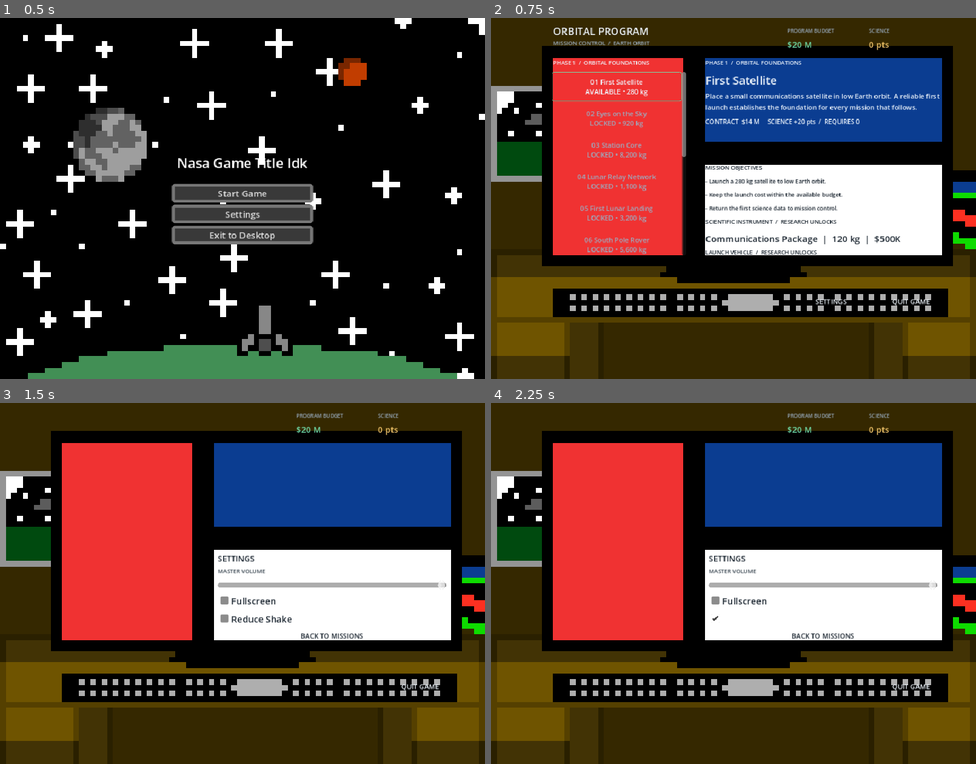
Above: before the commit, frames 1-4 (two rows, left to right).
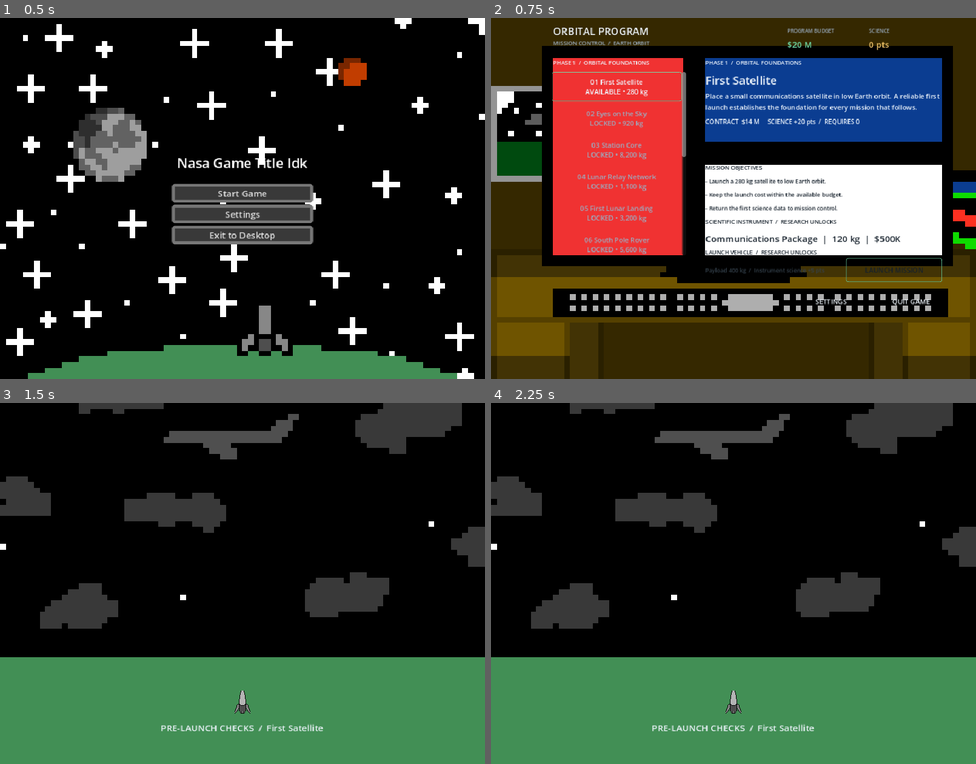
Above: after the commit, the same moments.

Repository: withereddetective/nasa-hackathon
Game: Godot game, scene res://scenes/main_menu_ui.tscn
Same seed, same stepped clock (60 frames per second), same inputs: the game is played once before the commit and once after it.
Inputs (mouse positions are in pixels of both pictures, inside the frame that each line leads up to):
- Up to frame 1 (0.5 s): no input
- Up to frame 2 (0.75 s): click "Start Game" at 0.5 s
- Up to frame 3 (1.5 s): click "LAUNCH MISSION" at 1.25 s
- Up to frame 4 (2.25 s): click (820, 619) at 2 s, where only the run before the commit has a clickable "Reduce Shake"

Frame 1 is identical in both runs. In frame 2, 0.3% of the frame differs, in the area x 44-93%, y 66-74%; in frame 3, 87%, in the area x 0-100%, y 0-100%; in frame 4, 87%.

Commit message:
finished mission fail

Diff:
--- a/nasa-game/project.godot
+++ b/nasa-game/project.godot
@@ -12,7 +12,7 @@
 
 config/name="nasa game"
 run/main_scene="uid://bvao2l0ohr3ef"
-config/features=PackedStringArray("4.6", "Forward Plus")
+config/features=PackedStringArray("4.7", "Forward Plus")
 config/icon="res://icon.svg"
 
 [autoload]
--- a/nasa-game/scripts/launch_sequence.gd
+++ b/nasa-game/scripts/launch_sequence.gd
@@ -10,6 +10,10 @@
 const LAUNCH_COMPLETE_DURATION: float = 2.0
 const LAUNCH_START_Y: float = 530.0
 const LAUNCH_TOP_Y: float = 64.0
+const LAUNCH_FAILURE_SLOWDOWN_DURATION: float = 1.5
+const LAUNCH_FAILURE_FALL_DURATION: float = 2.5
+const LAUNCH_FAILURE_PROGRESS: float = 0.55
+const REDUCED_SHAKE_FACTOR: float = 0.1
 
 const ROCKET_ANIMATION_FRAMES: Dictionary = {
 	"small_lift": [
@@ -53,12 +57,15 @@
 var launch_message: Label
 var launch_in_progress: bool = false
 var reduce_shake: bool = false
+var mission_success: bool = true
 var launch_phase: StringName = &""
 var launch_phase_elapsed: float = 0.0
 var launch_shake_time: float = 0.0
 var launch_animation_name: StringName = &""
 var launch_ascent_duration: float = 0.0
 var rotate_tween_started: bool = false
+var failure_fall_start_y: float = 0.0
+var failure_fall_start_background_y: float = 0.0
 
 
 func _ready() -> void:
@@ -135,12 +142,18 @@
 	return launch_in_progress
 
 
-func start_launch(animation_name: StringName, mission_name: String, reduce_shake_enabled: bool) -> void:
+func start_launch(
+	animation_name: StringName,
+	mission_name: String,
+	mission_succeeded: bool,
+	reduce_shake_enabled: bool
+) -> void:
 	if not has_animation(animation_name):
 		push_error("The selected launch vehicle has no available rocket animation.")
 		return
 
 	reduce_shake = reduce_shake_enabled
+	mission_success = mission_succeeded
 	launch_animation_name = animation_name
 	launch_sprite.animation = launch_animation_name
 	launch_sprite.stop()
@@ -171,32 +184,45 @@
 				launch_sprite.play(launch_animation_name)
 				launch_message.text = "IGNITION  /  ASCENT"
 		&"ascent":
-			var progress: float = minf(launch_phase_elapsed / launch_ascent_duration, 1.0)
+			var ascent_duration: float = launch_ascent_duration
+			var destination_progress: float = 1.0
+			if not mission_success:
+				ascent_duration *= LAUNCH_FAILURE_PROGRESS
+				destination_progress = LAUNCH_FAILURE_PROGRESS
+			var progress: float = minf(launch_phase_elapsed / ascent_duration, 1.0)
 			var eased_progress: float = 3.0 * progress * progress - 2.0 * progress * progress * progress
-			launch_background.position.y = lerpf(launch_background_start_y, launch_background_end_y, eased_progress)
-			launch_sprite.position.y = lerpf(LAUNCH_START_Y, LAUNCH_TOP_Y, eased_progress)
-			var shake_multiplier: float = 0.35 if reduce_shake else 1.0
+			var path_progress: float = eased_progress * destination_progress
+			launch_background.position.y = lerpf(launch_background_start_y, launch_background_end_y, path_progress)
+			launch_sprite.position.y = lerpf(LAUNCH_START_Y, LAUNCH_TOP_Y, path_progress)
+			var shake_multiplier: float = REDUCED_SHAKE_FACTOR if reduce_shake else 1.0
 			var shake_amplitude: float = lerpf(11.0, 0.0, progress) * shake_multiplier
 			var shake_speed: float = lerpf(18.0, 2.0, progress)
 			_apply_launch_shake(shake_amplitude, shake_speed, delta)
-			if launch_phase_elapsed >= launch_ascent_duration:
-				launch_background.position.y = launch_background_end_y
-				launch_sprite.position.y = LAUNCH_TOP_Y
+			if launch_phase_elapsed >= ascent_duration:
+				launch_background.position.y = lerpf(
+					launch_background_start_y,
+					launch_background_end_y,
+					destination_progress
+				)
+				launch_sprite.position.y = lerpf(LAUNCH_START_Y, LAUNCH_TOP_Y, destination_progress)
 				launch_sprite.pause()
-				launch_phase = &"slowdown"
-				launch_phase_elapsed = 0.0
-				launch_message.text = "ASCENT COMPLETE  /  VEHICLE COASTING"
+				launch_phase_elapsed = 0.0
+				if mission_success:
+					launch_phase = &"slowdown"
+					launch_message.text = "ASCENT COMPLETE  /  VEHICLE COASTING"
+				else:
+					launch_phase = &"failure_slowdown"
+					launch_message.text = "ENGINE FAILURE  /  ASCENT ABORTED"
 			elif launch_phase_elapsed >= launch_ascent_duration - 1:
 				if not rotate_tween_started:
 					rotate_tween_started = true
 					var rotate_tween: Tween = get_tree().create_tween()
 					rotate_tween.set_ease(Tween.EASE_IN_OUT)
 					rotate_tween.tween_property(launch_sprite, "rotation", launch_sprite.rotation + PI, 1)
-
 		&"slowdown":
 			var progress: float = minf(launch_phase_elapsed / LAUNCH_SLOWDOWN_DURATION, 1.0)
 			launch_sprite.position.y = LAUNCH_TOP_Y
-			var shake_multiplier: float = 0.35 if reduce_shake else 1.0
+			var shake_multiplier: float = REDUCED_SHAKE_FACTOR if reduce_shake else 1.0
 			var shake_amplitude: float = sin(progress * PI) * 5.0 * shake_multiplier
 			var shake_speed: float = lerpf(8.0, 1.0, progress)
 			_apply_launch_shake(shake_amplitude, shake_speed, delta)
@@ -207,6 +233,37 @@
 				launch_phase_elapsed = 0.0
 				launch_message.text = "MISSION COMPLETE"
 				award_mission.emit()
+		&"failure_slowdown":
+			var progress: float = minf(launch_phase_elapsed / LAUNCH_FAILURE_SLOWDOWN_DURATION, 1.0)
+			var shake_multiplier: float = REDUCED_SHAKE_FACTOR if reduce_shake else 1.0
+			var shake_amplitude: float = lerpf(4.0, 8.0, progress) * shake_multiplier
+			var shake_speed: float = lerpf(7.0, 3.0, progress)
+			_apply_launch_shake(shake_amplitude, shake_speed, delta)
+			if launch_phase_elapsed >= LAUNCH_FAILURE_SLOWDOWN_DURATION:
+				failure_fall_start_y = launch_sprite.position.y
+				failure_fall_start_background_y = launch_background.position.y
+				launch_phase = &"failure_fall"
+				launch_phase_elapsed = 0.0
+				launch_message.text = "ROCKET FALLING BACK TO EARTH"
+		&"failure_fall":
+			var progress: float = minf(launch_phase_elapsed / LAUNCH_FAILURE_FALL_DURATION, 1.0)
+			var eased_progress: float = progress * progress
+			launch_sprite.position.y = lerpf(failure_fall_start_y, LAUNCH_START_Y, eased_progress)
+			launch_background.position.y = lerpf(
+				failure_fall_start_background_y,
+				launch_background_start_y,
+				eased_progress
+			)
+			var shake_multiplier: float = REDUCED_SHAKE_FACTOR if reduce_shake else 1.0
+			var shake_amplitude: float = lerpf(8.0, 14.0, progress) * shake_multiplier
+			var shake_speed: float = lerpf(4.0, 12.0, progress)
+			_apply_launch_shake(shake_amplitude, shake_speed, delta)
+			if launch_phase_elapsed >= LAUNCH_FAILURE_FALL_DURATION:
+				launch_sprite.position = Vector2(GameData.VIEWPORT_WIDTH / 2.0, LAUNCH_START_Y)
+				launch_background.position.y = launch_background_start_y
+				launch_phase = &"complete"
+				launch_phase_elapsed = 0.0
+				launch_message.text = "MISSION FAILED"
 		&"complete":
 			if launch_phase_elapsed >= LAUNCH_COMPLETE_DURATION:
 				launch_in_progress = false
@@ -220,21 +277,3 @@
 func _apply_launch_shake(amplitude: float, shake_speed: float, delta: float) -> void:
 	launch_shake_time += delta * shake_speed
 	launch_sprite.position.x = GameData.VIEWPORT_WIDTH / 2.0 + sin(launch_shake_time) * amplitude
-
-
-func _Mission_Result(selected_mission_index: int, selected_vehicle_index: int ) -> bool:
-
-	var success: bool = true
-
-	var current_Mission = GameData.MISSIONS[selected_mission_index]
-	var vehicle = GameData.VEHICLES[selected_vehicle_index]
-
-	if vehicle["capacity_kg"] < current_Mission["mass.kg"] || ResearchData.science < current_Mission["science_required"]:
-		success = false
-
-	return success
-
-func _Mission_Summary(success) -> void:
-
-	if success == false:
-		launch_message.text = "Mission Failed"
--- a/nasa-game/scripts/main_game.gd
+++ b/nasa-game/scripts/main_game.gd
@@ -21,6 +21,7 @@
 var mission_summary: VBoxContainer
 var detail_scroll: ScrollContainer
 var detail_column: VBoxContainer
+var launch_action_row: HBoxContainer
 var launch_vehicle_picker: OptionButton
 var instrument_picker: OptionButton
 var launch_button: Button
@@ -121,6 +122,25 @@
 	detail_column.size_flags_horizontal = Control.SIZE_EXPAND_FILL
 	detail_column.add_theme_constant_override("separation", 4)
 	detail_scroll.add_child(detail_column)
+
+	launch_action_row = HBoxContainer.new()
+	launch_action_row.position = Vector2(380, 426)
+	launch_action_row.size = Vector2(420, 42)
+	launch_action_row.add_theme_constant_override("separation", 8)
+	add_child(launch_action_row)
+	_track_monitor_ui(launch_action_row)
+
+	launch_status = _make_label("", 10, DETAIL_MUTED)
+	launch_status.size_flags_horizontal = Control.SIZE_EXPAND_FILL
+	launch_status.custom_minimum_size = Vector2(0, 40)
+	launch_status.vertical_alignment = VERTICAL_ALIGNMENT_CENTER
+	launch_action_row.add_child(launch_status)
+
+	launch_button = _make_button("LAUNCH MISSION", true, DETAIL_TEXT)
+	launch_button.custom_minimum_size = Vector2(170, 36)
+	launch_button.size_flags_horizontal = Control.SIZE_SHRINK_END
+	launch_button.pressed.connect(_launch_selected_mission)
+	launch_action_row.add_child(launch_button)
 
 	action_bar = HBoxContainer.new()
 	action_bar.position = Vector2(110, 482)
@@ -244,7 +264,7 @@
 		var button := _make_button(button_text, index == selected_mission_index)
 		button.custom_minimum_size = Vector2(225, 52)
 		button.size_flags_horizontal = Control.SIZE_EXPAND_FILL
-		button.disabled = is_order_locked or is_science_locked
+		button.disabled = is_order_locked
 		button.text_overrun_behavior = TextServer.OVERRUN_TRIM_ELLIPSIS
 		var mission_index := index
 		button.pressed.connect(func() -> void: _select_mission(mission_index))
@@ -297,7 +317,6 @@
 			]
 		)
 		instrument_picker.set_item_metadata(index, index)
-		instrument_picker.set_item_disabled(index, is_locked)
 	detail_column.add_child(instrument_picker)
 
 	detail_column.add_child(_make_label("LAUNCH VEHICLE  /  RESEARCH UNLOCKS", 10, DETAIL_TEXT))
@@ -318,16 +337,8 @@
 			]
 		)
 		launch_vehicle_picker.set_item_metadata(index, index)
-		launch_vehicle_picker.set_item_disabled(index, is_locked)
 	detail_column.add_child(launch_vehicle_picker)
 
-	launch_status = _make_label("", 10, DETAIL_MUTED)
-	launch_status.autowrap_mode = TextServer.AUTOWRAP_WORD_SMART
-	detail_column.add_child(launch_status)
-	launch_button = _make_button("LAUNCH MISSION", true, DETAIL_TEXT)
-	launch_button.custom_minimum_size = Vector2(160, 30)
-	launch_button.pressed.connect(_launch_selected_mission)
-	detail_column.add_child(launch_button)
 	instrument_picker.select(0)
 	launch_vehicle_picker.select(_default_vehicle_index(mission, GameData.INSTRUMENTS[0]))
 	instrument_picker.item_selected.connect(_update_launch_status)
@@ -352,31 +363,27 @@
 	var mission: Dictionary = GameData.MISSIONS[selected_mission_index]
 	var vehicle: Dictionary = GameData.VEHICLES[launch_vehicle_picker.get_item_metadata(launch_vehicle_picker.selected)]
 	var instrument: Dictionary = GameData.INSTRUMENTS[instrument_picker.get_item_metadata(instrument_picker.selected)]
-	var total_mass: int = mission["mass_kg"] + instrument["mass_kg"]
 	var total_cost: int = vehicle["cost"] + instrument["cost"]
 	var is_complete: bool = completed_missions.has(mission["id"])
-	var is_mission_locked: bool = not _is_mission_unlocked(selected_mission_index)
-
-	if is_mission_locked:
-		launch_status.text = "Requires %d science; current research is %d." % [
-			mission["science_required"],
-			ResearchData.science,
-		]
-	elif vehicle["capacity_kg"] < total_mass:
-		launch_status.text = "Payload is %s kg. Select a launcher with more lift." % _format_mass(total_mass)
+	var is_order_locked: bool = not _is_mission_order_unlocked(selected_mission_index)
+	var failure_reason := _mission_failure_reason(mission, vehicle, instrument)
+
+	if is_order_locked:
+		launch_status.text = "Complete previous missions to unlock this mission."
 	elif total_cost > budget:
 		launch_status.text = "%s required; current budget is %s." % [_format_money(total_cost), _format_money(budget)]
+	elif not failure_reason.is_empty():
+		launch_status.text = "Launch will fail: " + failure_reason
 	elif is_complete:
 		launch_status.text = "Mission complete. Replay available; no repeat money or science."
 	else:
 		launch_status.text = "Payload %s kg  /  Instrument science +%d pts" % [
-			_format_mass(total_mass),
+			_format_mass(mission["mass_kg"] + instrument["mass_kg"]),
 			instrument["science"],
 		]
 
 	launch_button.disabled = (
-		is_mission_locked
-		or vehicle["capacity_kg"] < total_mass
+		is_order_locked
 		or total_cost > budget
 	)
 
@@ -388,15 +395,13 @@
 
 func _launch_selected_mission() -> void:
 	var mission: Dictionary = GameData.MISSIONS[selected_mission_index]
-	var vehicle: Dictionary = GameData.VEHICLES[launch_vehicle_picker.get_item_metadata(launch_vehicle_picker.selected)]
-	var instrument: Dictionary = GameData.INSTRUMENTS[instrument_picker.get_item_metadata(instrument_picker.selected)]
-	var total_mass: int = mission["mass_kg"] + instrument["mass_kg"]
+	var vehicle_index: int = launch_vehicle_picker.get_item_metadata(launch_vehicle_picker.selected)
+	var instrument_index: int = instrument_picker.get_item_metadata(instrument_picker.selected)
+	var vehicle: Dictionary = GameData.VEHICLES[vehicle_index]
+	var instrument: Dictionary = GameData.INSTRUMENTS[instrument_index]
 	var total_cost: int = vehicle["cost"] + instrument["cost"]
 	if (
-		not _is_mission_unlocked(selected_mission_index)
-		or ResearchData.science < instrument["science_required"]
-		or ResearchData.science < vehicle["science_required"]
-		or vehicle["capacity_kg"] < total_mass
+		not _is_mission_order_unlocked(selected_mission_index)
 		or total_cost > budget
 	):
 		_update_launch_status()
@@ -411,16 +416,18 @@
 	pending_mission_index = selected_mission_index
 	pending_mission_reward = mission["reward"]
 	pending_mission_science = mission["science"] + instrument["science"]
-	_start_launch_sequence(vehicle)
-
-
-func _start_launch_sequence(vehicle: Dictionary) -> void:
+	var mission_success: bool = _mission_failure_reason(mission, vehicle, instrument).is_empty()
+	_start_launch_sequence(vehicle, mission_success)
+
+
+func _start_launch_sequence(vehicle: Dictionary, mission_success: bool) -> void:
 	_set_monitor_ui_visibility(false)
 	action_bar.hide()
 	game_background.hide()
 	launch_sequence.start_launch(
 		StringName(vehicle["animation"]),
 		GameData.MISSIONS[pending_mission_index]["name"],
+		mission_success,
 		reduce_shake
 	)
 
@@ -439,11 +446,21 @@
 			selected_mission_index = completed_missions.size()
 	_refresh_interface()
 
-func _is_mission_unlocked(index: int) -> bool:
-	return (
-		index <= completed_missions.size()
-		and ResearchData.science >= GameData.MISSIONS[index]["science_required"]
-	)
+func _is_mission_order_unlocked(index: int) -> bool:
+	return index <= completed_missions.size()
+
+
+func _mission_failure_reason(mission: Dictionary, vehicle: Dictionary, instrument: Dictionary) -> String:
+	var total_mass: int = mission["mass_kg"] + instrument["mass_kg"]
+	if vehicle["capacity_kg"] < total_mass:
+		return "payload exceeds launcher capacity."
+	if ResearchData.science < mission["science_required"]:
+		return "mission requires %d science." % mission["science_required"]
+	if ResearchData.science < vehicle["science_required"]:
+		return "launcher requires %d science." % vehicle["science_required"]
+	if ResearchData.science < instrument["science_required"]:
+		return "instrument requires %d science." % instrument["science_required"]
+	return ""
 
 func _return_to_mission_screen() -> void:
 	game_background.show()
